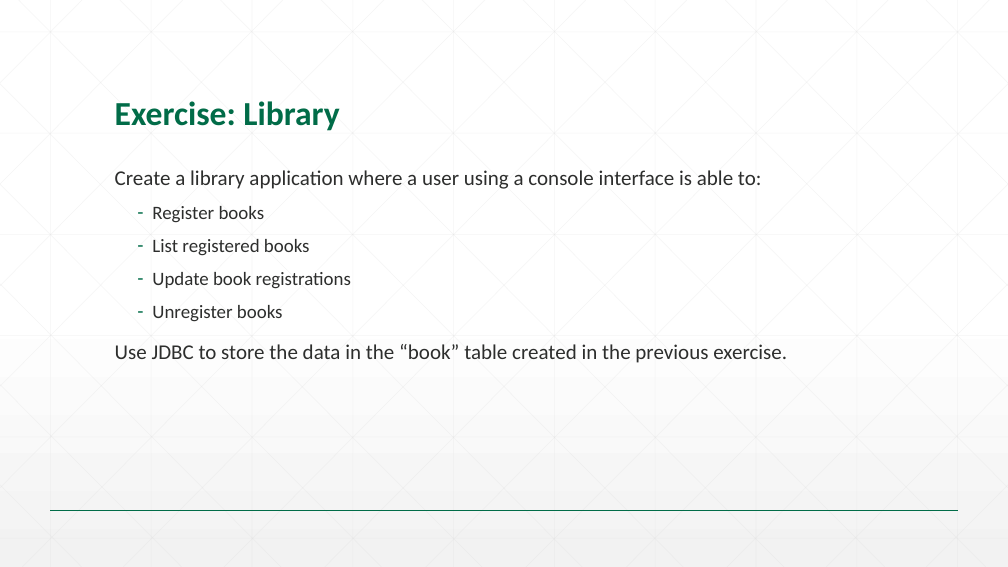
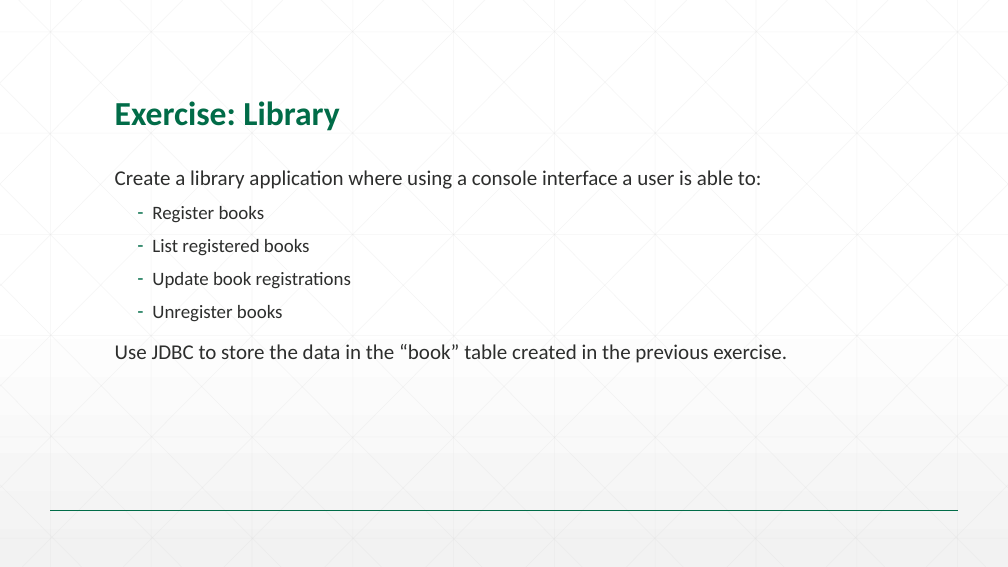
Before and after one commit to SrinS/svs-talent, a slide deck: slide 12 of 02. Java Enterprise/Slides/02. JDBC.pptx. Drawn at 1008x567 pixels with LibreOffice and Linux fonts; fonts in the diff are those of the drawing; background and template pictures are left out. Boxes give left, top, right and bottom in pixels: in the first picture for what was removed or moved away, otherwise in the second. Text is boxed around its words. In the diff, an @@ line names an element or a change of style, - is before the commit and + after.

Commit message:
Chapter on JDBC updated.

```diff
--- a/02. Java Enterprise/Slides/02. JDBC.pptx
+++ b/02. Java Enterprise/Slides/02. JDBC.pptx
@@ text at (115,170,762,189): text changed @@
-Create a library application where a user using a console interface is able to:
+Create a library application where using a console interface a user is able to:
```
